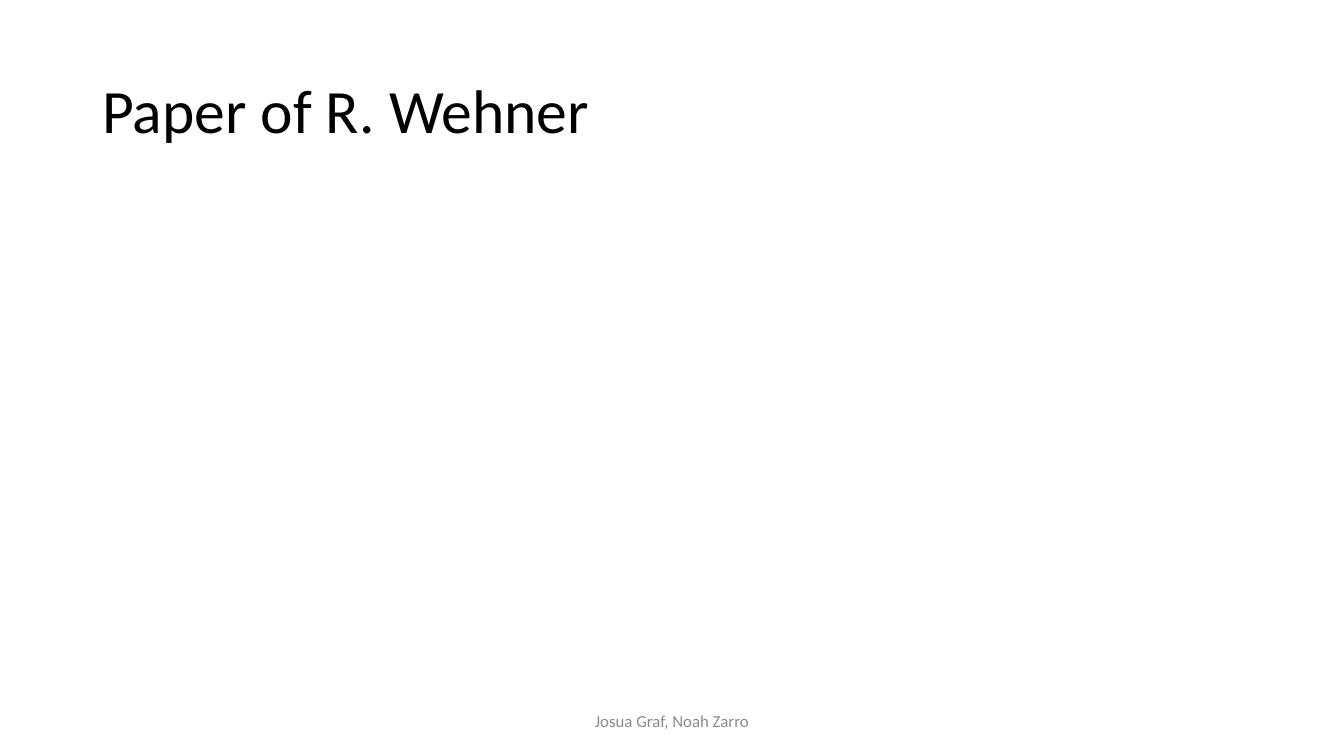
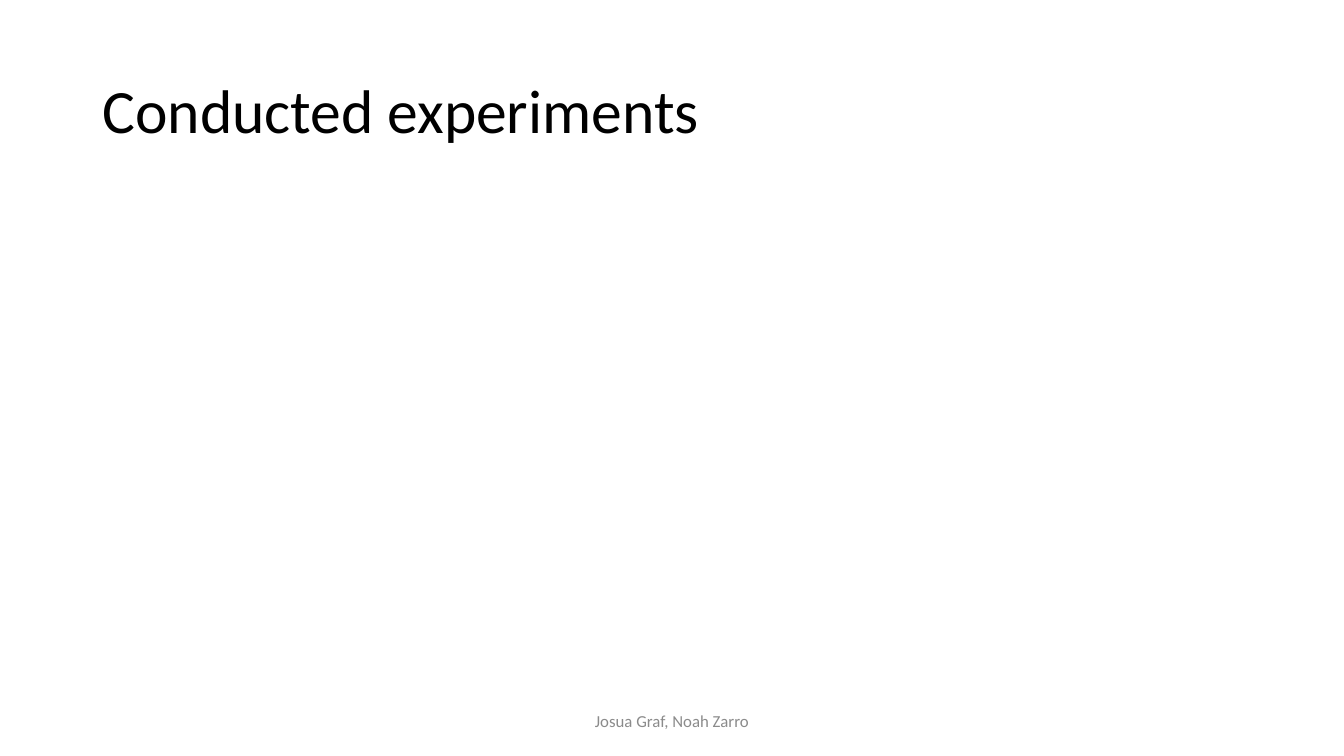
Before and after one commit to noahzarro/project_template, a slide deck: slide 4 of flashtalk/Back to home in desert.pptx (slide 2 before the commit). Drawn at 1344x756 pixels with LibreOffice and Linux fonts; fonts in the diff are those of the drawing; background and template pictures are left out. Boxes give left, top, right and bottom in pixels: in the first picture for what was removed or moved away, otherwise in the second. Text is boxed around its words. In the diff, an @@ line names an element or a change of style, - is before the commit and + after.

```diff
--- a/flashtalk/Back to home in desert.pptx
+++ b/flashtalk/Back to home in desert.pptx
@@ title at <box>102,90,699,143</box>: text changed @@
-Paper of R. Wehner
+Conducted experiments
```
Also in this commit, not shown: 1 other slide changed, 3 slides added, 1 other file.
